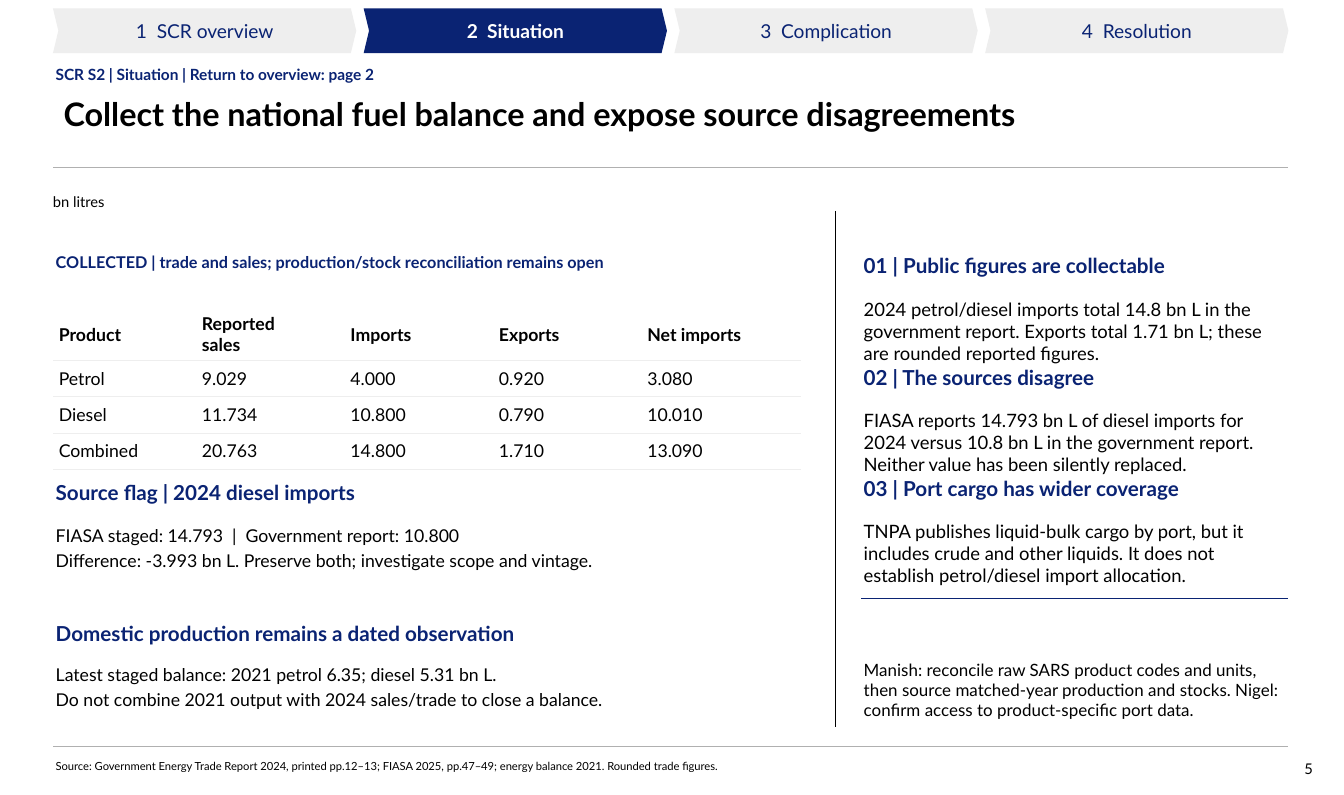
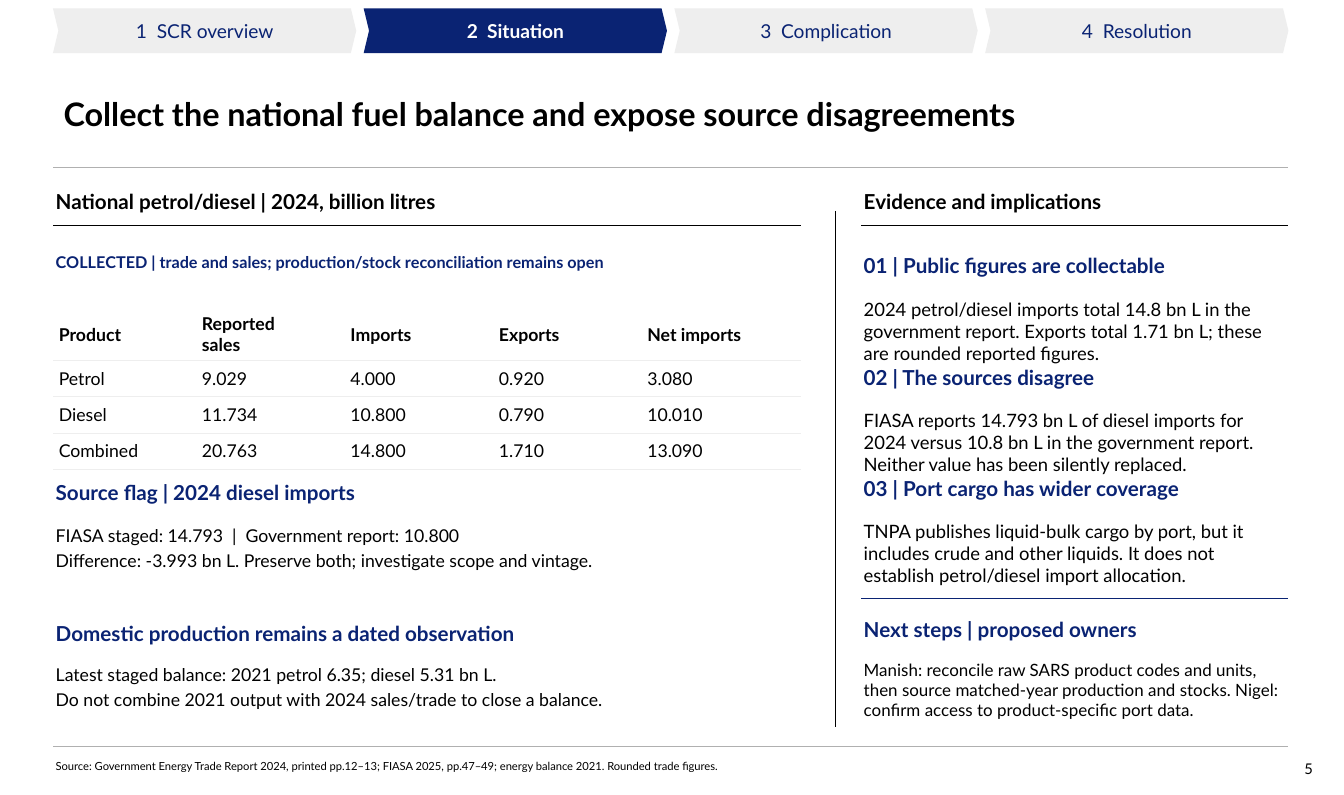
Before and after one commit to Africa-International-Advisors/liquid_fuels_model, a slide deck: slide 5 of pptx/output/delivered/Vopak_Week1_Analytical_Pack_2026_10_06.pptx. Drawn at 1344x795 pixels with LibreOffice and Linux fonts; fonts in the diff are those of the drawing; background and template pictures are left out. Boxes give left, top, right and bottom in pixels: in the first picture for what was removed or moved away, otherwise in the second. Text is boxed around its words. In the diff, an @@ line names an element or a change of style, - is before the commit and + after.

```diff
--- a/pptx/output/delivered/Vopak_Week1_Analytical_Pack_2026_10_06.pptx
+++ b/pptx/output/delivered/Vopak_Week1_Analytical_Pack_2026_10_06.pptx
@@ text removed at [56, 68, 374, 83] @@
-SCR S2 | Situation | Return to overview: page 2
@@ text removed at [53, 196, 104, 207] @@
-bn litres
@@ text added at [56, 193, 436, 213], 14 pt, text #000000, bold @@
+National petrol/diesel | 2024, billion litres
@@ text added at [864, 193, 1101, 213], 14 pt, text #000000, bold @@
+Evidence and implications
@@ line added from (53, 226) to (801, 226), #000000 0.55 pt @@
@@ line added from (861, 226) to (1289, 226), #000000 0.55 pt @@
@@ text added at [864, 621, 1137, 641], 14 pt, text #0A2373, bold @@
+Next steps | proposed owners
```
Also in this commit, not shown: 13 other slides changed, 7 other files.
